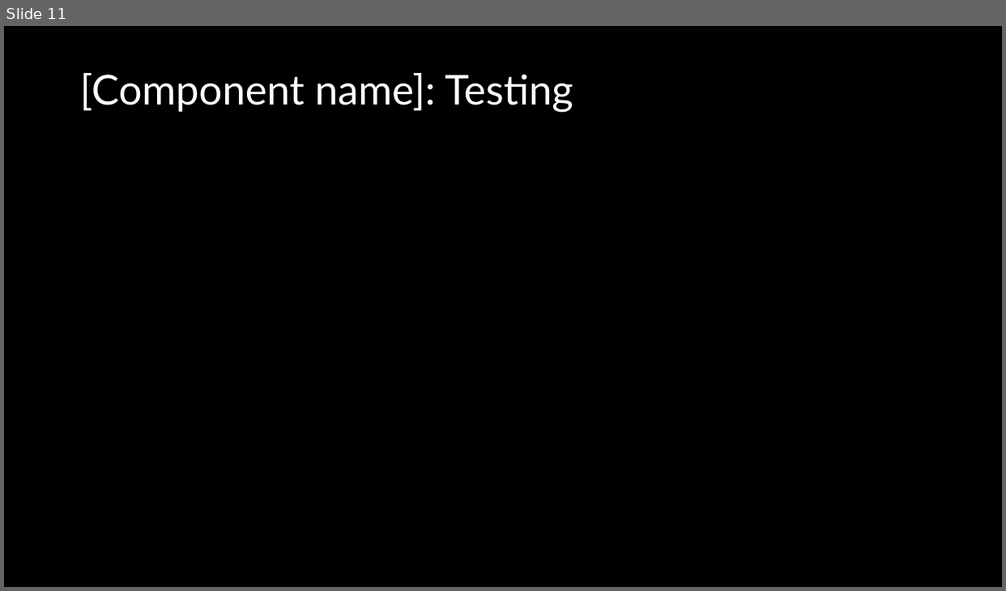
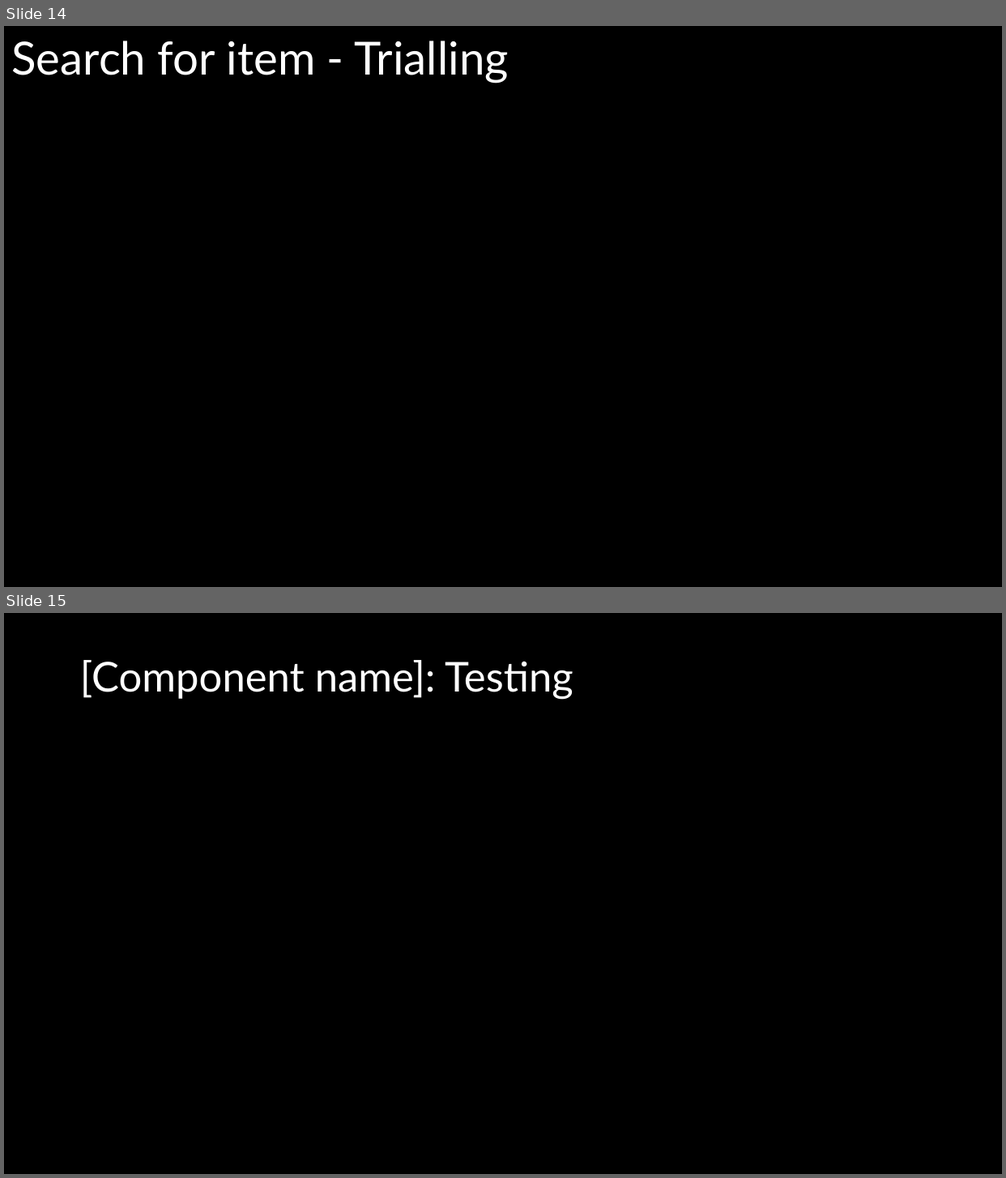
Before and after one commit to Joepapa101/2.7---2.8-Assessment, a slide deck: 2.7 and 2.8 Documentation Template.pptx. Shown one above the other, each under a label of ours: slide 11 before the commit, slides 14 and 15 after it. The pictures are 1006x591 and 1006x1178 pixels, drawn with LibreOffice and Linux fonts; fonts in the diff are those of the drawing. Boxes give left, top, right and bottom in pixels: in the first picture for what was removed or moved away, otherwise in the second. Text is boxed around its words. In the diff, an @@ line names an element or a change of style, - is before the commit and + after.

```diff
--- a/2.7 and 2.8 Documentation Template.pptx
+++ b/2.7 and 2.8 Documentation Template.pptx
@@ slide 14 added at <box>4,26,1002,587</box>, background #000000 @@
@@ title added at <box>11,41,509,84</box>, 44 pt, text #FFFFFF @@
+Search for item - Trialling
@@ what was slide 11 is now slide 15 @@
```
Also in this commit, not shown: 1 slide changed, 3 other slides added, 1 other file.
